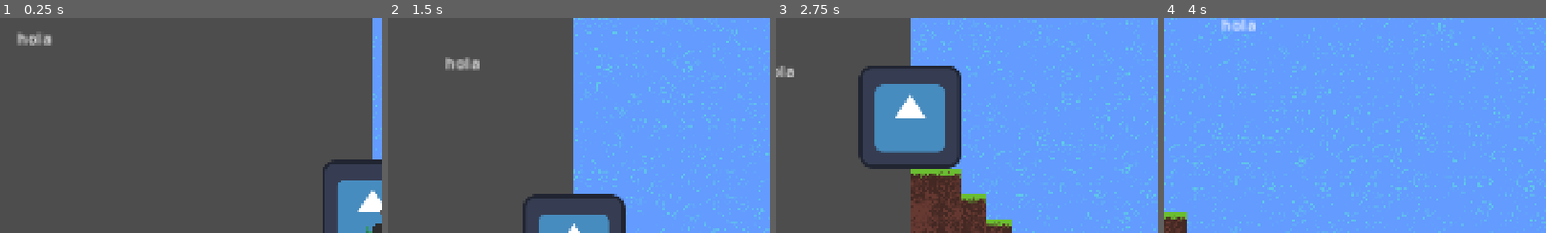
Above: before the commit, frames 1-4 (left to right).
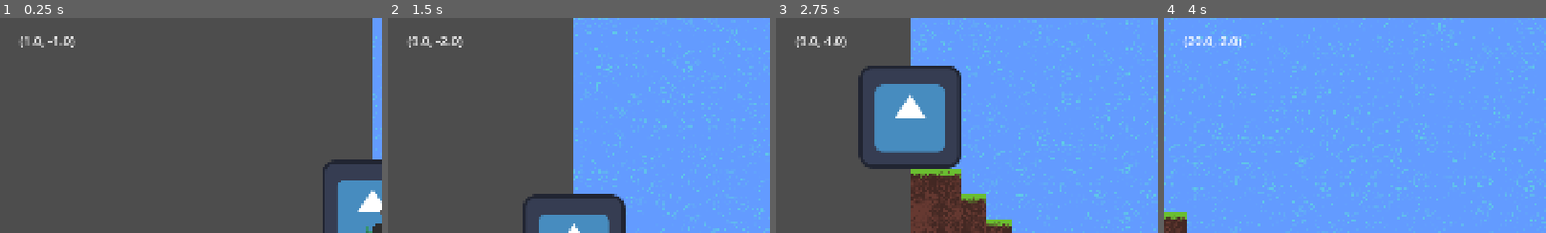
Above: after the commit, the same moments.

Repository: Spino77/godot-DAM
Game: Godot game, scene res://escenas/main.tscn
The game is run twice, just before and just after one commit, with the same random seed, the same clock (stepped at 60 frames per second) and the same inputs. The engine's default icon, where the game draws it, is replaced by a stand-in: a white triangle on a blue panel in a dark square.
Inputs (mouse positions are % of the whole screen's width and height, from its top left):
- Up to frame 1 (0.25 s): no input
- Up to frame 2 (1.5 s): move the mouse to (72, 45) at 0.52 s; hold D (mov_derecha) from 0.53 s (still down); tap Mouse wheel down (scroll_abajo) at 0.6 s; click (72, 45) at 0.67 s; tap Space (saltar) at 0.77 s; tap Mouse wheel up (scroll_arriba) at 0.8, 1.35 s; move the mouse to (30, 55) at 1.27 s
- Up to frame 3 (2.75 s): tap Space (saltar) at 1.52 s; tap E (select) at 1.55, 2.1 s; move the mouse to (60, 28) at 2.02 s; release D (mov_derecha) at 2.03 s; hold A (mov_izquierda) from 2.03 s (still down); tap Mouse wheel down (scroll_abajo) at 2.3 s
- Up to frame 4 (4 s): move the mouse to (45, 70) at 2.77 s; release A (mov_izquierda) at 2.78 s; hold D (mov_derecha) from 2.78 s (still down); tap Mouse wheel down (scroll_abajo) at 2.85 s; click (45, 70) at 2.92 s; tap Space (saltar) at 3.02, 3.77 s; tap Mouse wheel up (scroll_arriba) at 3.05, 3.6 s; move the mouse to (80, 65) at 3.52 s; tap E (select) at 3.8 s
The pictures show only the part of the screen within x 0-50%, y 0-50%; the shares and areas given below are measured in that part.

The runs differ from the first frame. In frame 1, 0.5% of the frame differs, in the area x 4-20%, y 6-14%; in frame 2, 0.8%; in frame 3, 0.5%; in frame 4, 0.8%, in the area x 4-24%, y 0-14%.
Error before the commit: Parse Error: Expected "get" or "set" for property declaration. (res://escenas/player_camera.gd:4)

Commit message:
coords por fin añadidas con modo debug (gracias yago)

Diff:
--- a/escenas/dungeon.tscn
+++ b/escenas/dungeon.tscn
@@ -2,7 +2,7 @@
 
 [ext_resource type="Texture2D" uid="uid://dmagcbjyf38w5" path="res://sprites/dungeon_background.png" id="1_bfxf6"]
 [ext_resource type="Texture2D" uid="uid://qct3mdqxrodx" path="res://sprites/dungeon_wall.png" id="2_qa8w5"]
-[ext_resource type="Script" uid="uid://j40etlkilyx7" path="res://escenas/dungeon_map.gd" id="3_qa8w5"]
+[ext_resource type="Script" uid="uid://j40etlkilyx7" path="res://scripts/dungeon_map.gd" id="3_qa8w5"]
 
 [sub_resource type="TileSetAtlasSource" id="TileSetAtlasSource_pjeaa"]
 texture = ExtResource("1_bfxf6")
--- a/escenas/entrada_mazmorra.tscn
+++ b/escenas/entrada_mazmorra.tscn
@@ -1,6 +1,6 @@
 [gd_scene format=3 uid="uid://by6ptfofloq0h"]
 
-[ext_resource type="Script" uid="uid://cgje0q1optxsw" path="res://entrada_mazmorra.gd" id="1_hefb0"]
+[ext_resource type="Script" uid="uid://cgje0q1optxsw" path="res://scripts/entrada_mazmorra.gd" id="1_hefb0"]
 [ext_resource type="Texture2D" uid="uid://dh0mjv14lg7dk" path="res://sprites/icon.svg" id="2_jtn8v"]
 
 [sub_resource type="RectangleShape2D" id="RectangleShape2D_qq7qp"]
--- a/escenas/jugador.tscn
+++ b/escenas/jugador.tscn
@@ -2,10 +2,12 @@
 
 [ext_resource type="Script" uid="uid://bjcoffuf0ckix" path="res://scripts/personaje.gd" id="1_jpodt"]
 [ext_resource type="Texture2D" uid="uid://cj2ff1bmmy4t" path="res://sprites/Militia.png" id="2_jpodt"]
-[ext_resource type="Script" uid="uid://mpwmwh3v0gk8" path="res://escenas/player_camera.gd" id="3_njcx7"]
 
 [sub_resource type="RectangleShape2D" id="RectangleShape2D_g4v7s"]
 size = Vector2(29.600004, 58.199997)
+
+[sub_resource type="LabelSettings" id="LabelSettings_jpodt"]
+font_size = 32
 
 [node name="Personaje" type="Node2D" unique_id=1783876786]
 scale = Vector2(1.25, 1.25)
@@ -22,16 +24,20 @@
 [node name="Camera2D" type="Camera2D" parent="Personaje" unique_id=1766882797]
 zoom = Vector2(2, 2)
 position_smoothing_enabled = true
-script = ExtResource("3_njcx7")
-
-[node name="Label" type="Label" parent="Personaje/Camera2D" unique_id=565358967]
-offset_left = -370.39996
-offset_top = -205.59999
-offset_right = -330.39996
-offset_bottom = -182.59999
-text = "hola"
 
 [node name="CollisionShape2D" type="CollisionShape2D" parent="Personaje" unique_id=1945555717]
 position = Vector2(0.40000004, 1.8999997)
 scale = Vector2(0.99999976, 0.99999976)
 shape = SubResource("RectangleShape2D_g4v7s")
+
+[node name="PlayerInterface" type="CanvasLayer" parent="Personaje" unique_id=1872779372]
+
+[node name="Label" type="Label" parent="Personaje/PlayerInterface" unique_id=1983398098]
+anchors_preset = -1
+anchor_right = 0.25
+anchor_bottom = 0.25
+offset_left = 49.0
+offset_top = 34.0
+offset_right = -391.0
+offset_bottom = -213.0
+label_settings = SubResource("LabelSettings_jpodt")
--- a/escenas/player_camera.gd
+++ /dev/null
@@ -1,10 +0,0 @@
-extends Camera2D
-
-@onready var label_coords = $Label
-@onready var mapa = res://escenas/main.tscn/$mapa
-
-# Called every frame. 'delta' is the elapsed time since the previous frame.
-func _process(delta: float) -> void:
-	var actual_coords = null
-
-	label_coords.text = str(floor(actual_coords))
--- a/scripts/camera_2d.gd
+++ /dev/null
@@ -1,9 +0,0 @@
-extends Camera2D
-
-func _process(delta: float):
-	var direction: Vector2 = Input.get_vector("mov_izquierda", "mov_derecha", "mov_arriba", "mov_abajo")
-	position += direction * 10
-	if Input.is_action_just_released("scroll_arriba"):
-		zoom += Vector2(0.1,0.1)
-	if Input.is_action_just_released("scroll_abajo"):
-		zoom -= Vector2(0.1,0.1)
--- a/scripts/mapa.gd
+++ b/scripts/mapa.gd
@@ -8,6 +8,7 @@
 var dun_entr = preload("res://escenas/entrada_mazmorra.tscn")
 var rng = RandomNumberGenerator.new()
 var dungeon_distance = 50
+@onready var tilemaplayer: TileMapLayer = $mapa
 
 #starting function that generated the "seed" for the map generation
 #as well as calling the functions that generate the map and instanciate the player
@@ -16,6 +17,11 @@
 	noise.seed = randi()
 	generateMap()
 	generateplayer()
+
+func _physics_process(delta: float):
+	#var coords = tilemaplayer.local_to_map()
+	pass
+
 
 func generateplayer():
 	var j = player.instantiate()
--- a/scripts/personaje.gd
+++ b/scripts/personaje.gd
@@ -1,16 +1,21 @@
 extends CharacterBody2D
+
+#refer to other nodes
+@onready var lbl_coords = $PlayerInterface/Label
 
 var velocidad = 300.0
 var velocidad_salto = -360.0
 var max_saltos = 2
 var saltos = 0
+var debug_toggle = true
 
 func _physics_process(delta: float) -> void:
+	#checks if its on floor to reset the max jumps amount
 	if not is_on_floor():
 		velocity += get_gravity() * delta
 	if is_on_floor():
 		saltos = max_saltos
-
+	#jumping code
 	if Input.is_action_just_pressed("saltar"):
 		if is_on_floor() or is_on_wall():
 			velocity.y = velocidad_salto
@@ -29,5 +34,7 @@
 		velocity.x = direction * velocidad
 	else:
 		velocity.x = move_toward(velocity.x, 0, velocidad)
+	move_and_slide()
 
-	move_and_slide()
+	if debug_toggle == true:
+		lbl_coords.text = str((global_position / 32).round())
Not shown, removed: escenas/player_camera.gd.uid
Not shown, removed: scripts/camera_2d.gd.uid
Renamed: escenas/dungeon_map.gd -> scripts/dungeon_map.gd
Renamed: escenas/dungeon_map.gd.uid -> scripts/dungeon_map.gd.uid
Renamed: entrada_mazmorra.gd -> scripts/entrada_mazmorra.gd
Renamed: entrada_mazmorra.gd.uid -> scripts/entrada_mazmorra.gd.uid
Binary file added: sprites/Johan.png
Not shown, added: sprites/Johan.png.import
